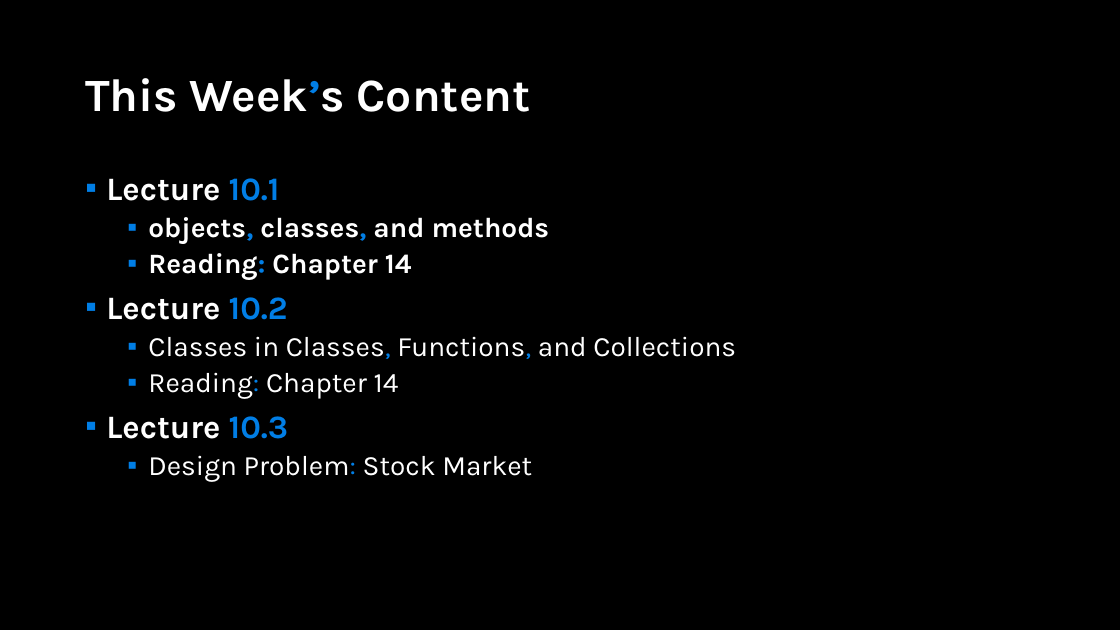
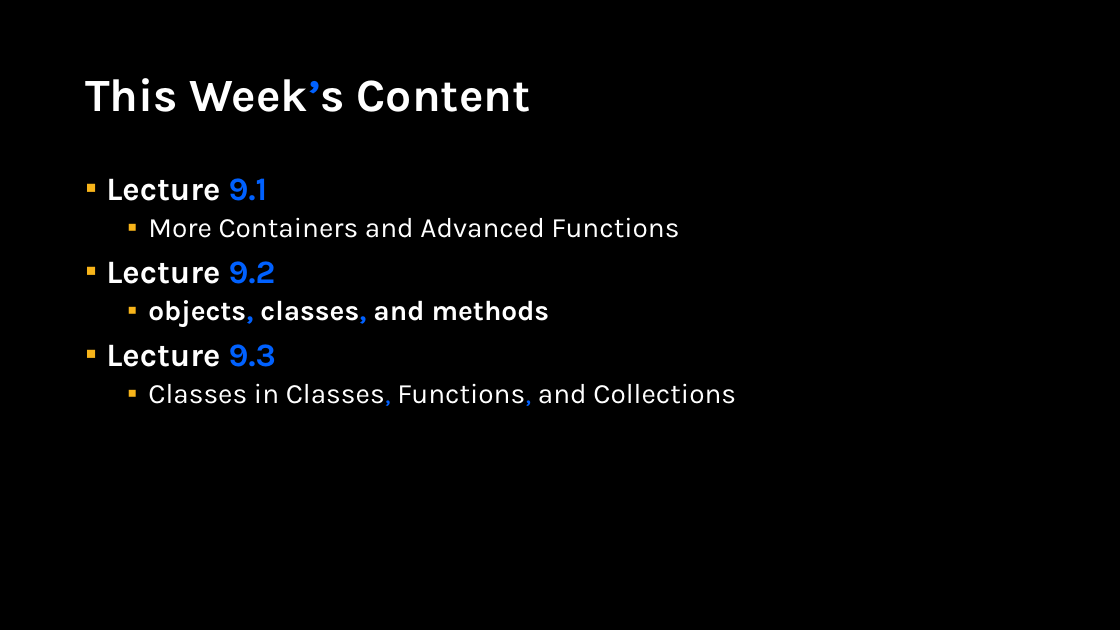
Before and after one commit to APS106/APS106-winter-2024-kinsella-goodfellow, a slide deck: slide 2 of lectures/week9/lecture2/slides/week9_lecture2.pptx. Drawn at 1120x630 pixels with LibreOffice and Linux fonts; fonts in the diff are those of the drawing; background and template pictures are left out. Boxes give left, top, right and bottom in pixels: in the first picture for what was removed or moved away, otherwise in the second. Text is boxed around its words. In the diff, an @@ line names an element or a change of style, - is before the commit and + after.

Commit message:
- Week 9 content

```diff
--- a/lectures/week9/lecture2/slides/week9_lecture2.pptx
+++ b/lectures/week9/lecture2/slides/week9_lecture2.pptx
@@ title "This Week’s Content" at (x1=85, y1=78, x2=531, y2=112): text colour #017EE5 to #0061FF in "Week’s" @@
@@ text at (x1=106, y1=178, x2=679, y2=284): text changed; size 28 to 24 pt; bold off @@
-▪ Lecture 10.1
+▪ Lecture 9.1
+  ▪ More Containers and Advanced Functions
+▪ Lecture 9.2
@@ text at (x1=148, y1=300, x2=736, y2=406): text colour #017EE5 to #0061FF in "objects, classes,", "Classes, Functions,"; bullet colour #007EE5 to #F7B41A @@
@@ text at (x1=106, y1=344, x2=276, y2=367): text changed; size 24 to 28 pt @@
-  ▪ Reading: Chapter 14
-▪ Lecture 10.2
+▪ Lecture 9.3
@@ text at (x1=106, y1=372, x2=532, y2=481): paragraphs removed @@
-  ▪ Reading: Chapter 14
-▪ Lecture 10.3
-  ▪ Design Problem: Stock Market
```
Also in this commit, not shown: 43 other slides changed, 4 slides added, 8 other files.
